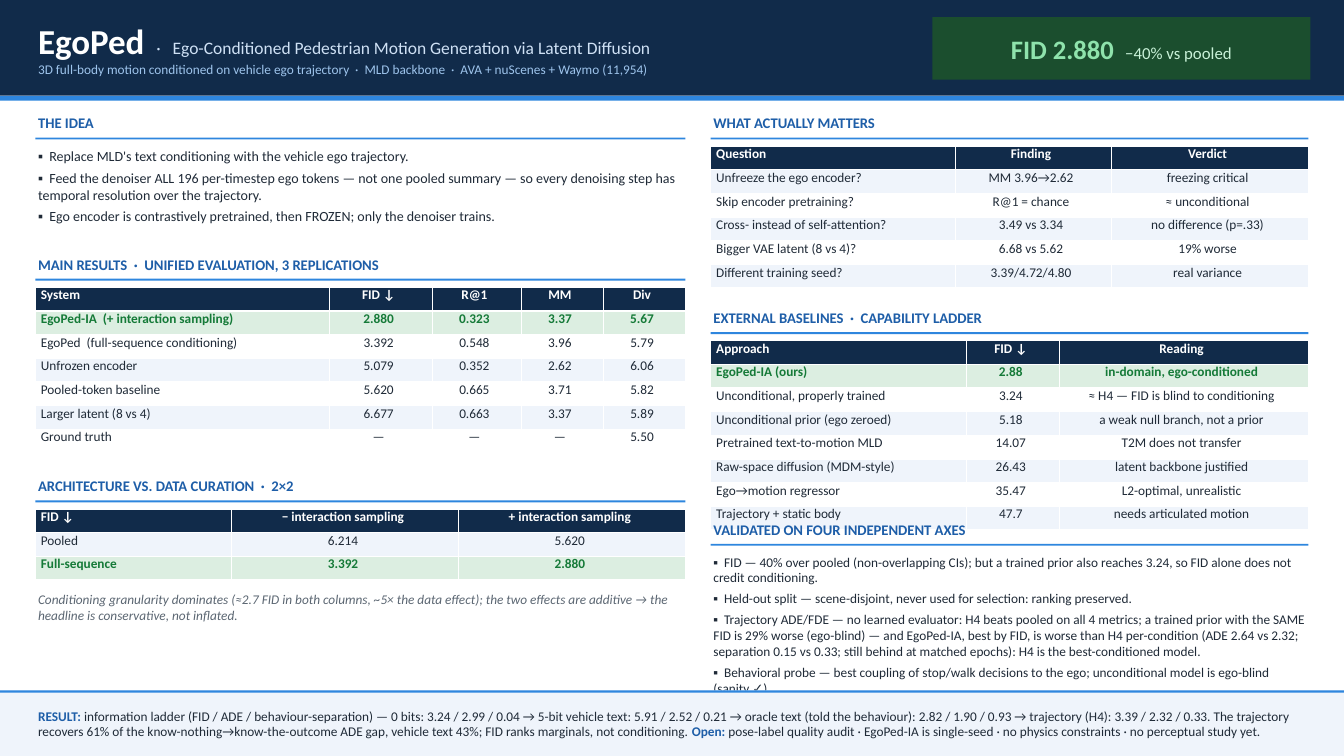
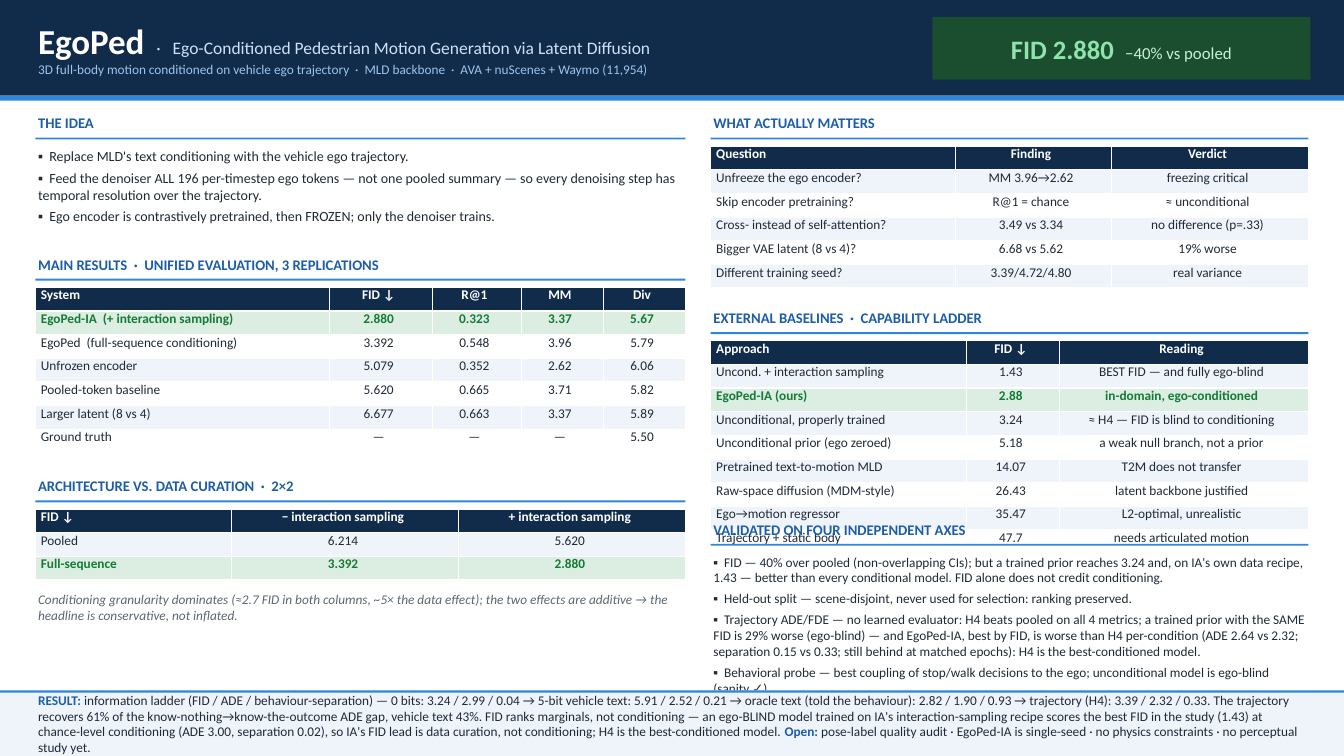
Before and after one commit to ers1804/motion-latent-diffusion, a slide deck: slide 1 of research/to_human/EgoPed_onepager.pptx. Drawn at 1344x756 pixels with LibreOffice and Linux fonts; fonts in the diff are those of the drawing. Boxes give left, top, right and bottom in pixels: in the first picture for what was removed or moved away, otherwise in the second. Text is boxed around its words. In the diff, an @@ line names an element or a change of style, - is before the commit and + after.

```diff
--- a/research/to_human/EgoPed_onepager.pptx
+++ b/research/to_human/EgoPed_onepager.pptx
@@ table at (711,341,1309,555) @@
+row 2: Uncond. + interaction sampling | 1.43 | BEST FID — and fully ego-blind
@@ text at (713,557,1304,585): text changed @@
-▪ FID — 40% over pooled (non-overlapping CIs); but a trained prior also reaches 3.24, so FID alone does not credit conditioning.
+▪ FID — 40% over pooled (non-overlapping CIs); but a trained prior reaches 3.24 and, on IA's own data recipe, 1.43 — better than every conditional model. FID alone does not credit conditioning.
@@ text at (38,695,1298,754): text changed @@
-RESULT: information ladder (FID / ADE / behaviour-separation) — 0 bits: 3.24 / 2.99 / 0.04 → 5-bit vehicle text: 5.91 / 2.52 / 0.21 → oracle text (told the behaviour): 2.82 / 1.90 / 0.93 → trajectory (H4): 3.39 / 2.32 / 0.33. The trajectory recovers 61% of the know-nothing→know-the-outcome ADE gap, vehicle text 43%; FID ranks marginals, not conditioning. Open: pose-label quality audit · EgoPed-IA is single-seed · no physics constraints · no perceptual study yet.
+RESULT: information ladder (FID / ADE / behaviour-separation) — 0 bits: 3.24 / 2.99 / 0.04 → 5-bit vehicle text: 5.91 / 2.52 / 0.21 → oracle text (told the behaviour): 2.82 / 1.90 / 0.93 → trajectory (H4): 3.39 / 2.32 / 0.33. The trajectory recovers 61% of the know-nothing→know-the-outcome ADE gap, vehicle text 43%. FID ranks marginals, not conditioning — an ego-BLIND model trained on IA's interaction-sampling recipe scores the best FID in the study (1.43) at chance-level conditioning (ADE 3.00, separation 0.02), so IA's FID lead is data curation, not conditioning; H4 is the best-conditioned model. Open: pose-label quality audit · EgoPed-IA is single-seed · no physics constraints · no perceptual study yet.
```
Also in this commit, not shown: 12 other files.
